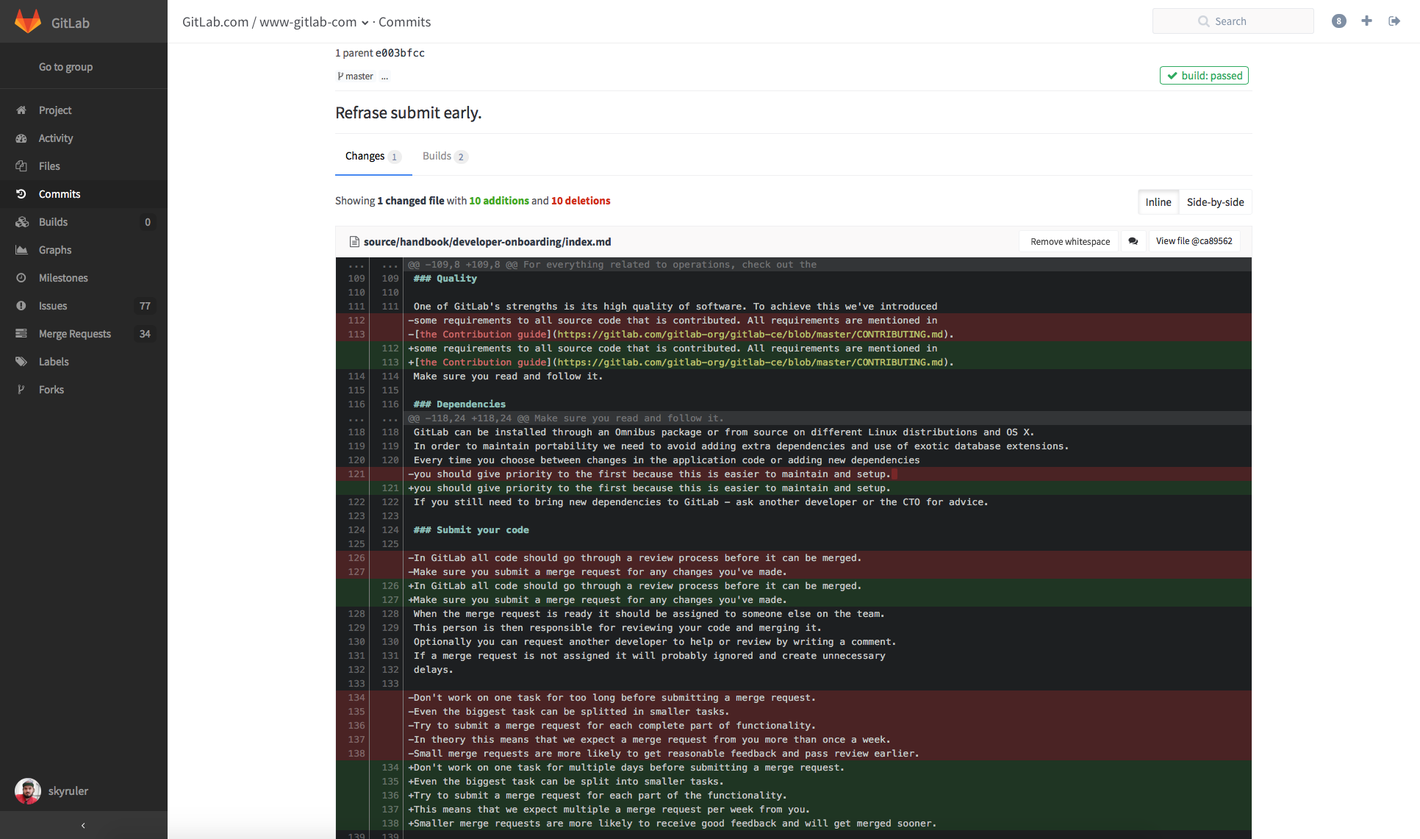
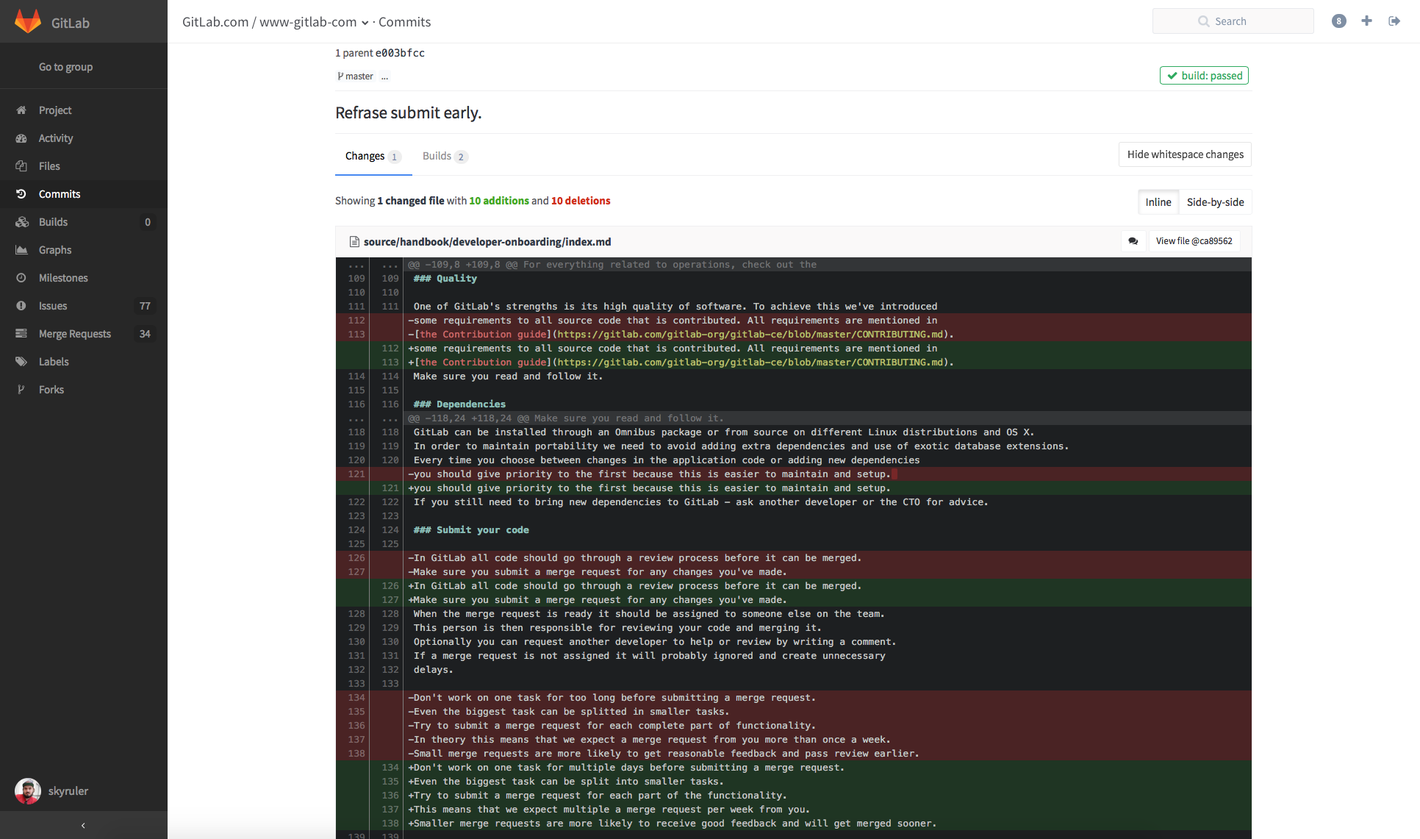
Layers edited between the first and the second 1420×839 image:
removed layer "Remove whitespace copy" over [1031, 237, 1111, 248]
added layer "Hide whitespace changes" above "Vector Smart Object" over [1128, 149, 1244, 161]
added layer "Vector Smart Object" above "Remove whitespace" over [1118, 141, 1252, 167]
hid "Layer 3" over [1018, 230, 1119, 253]
